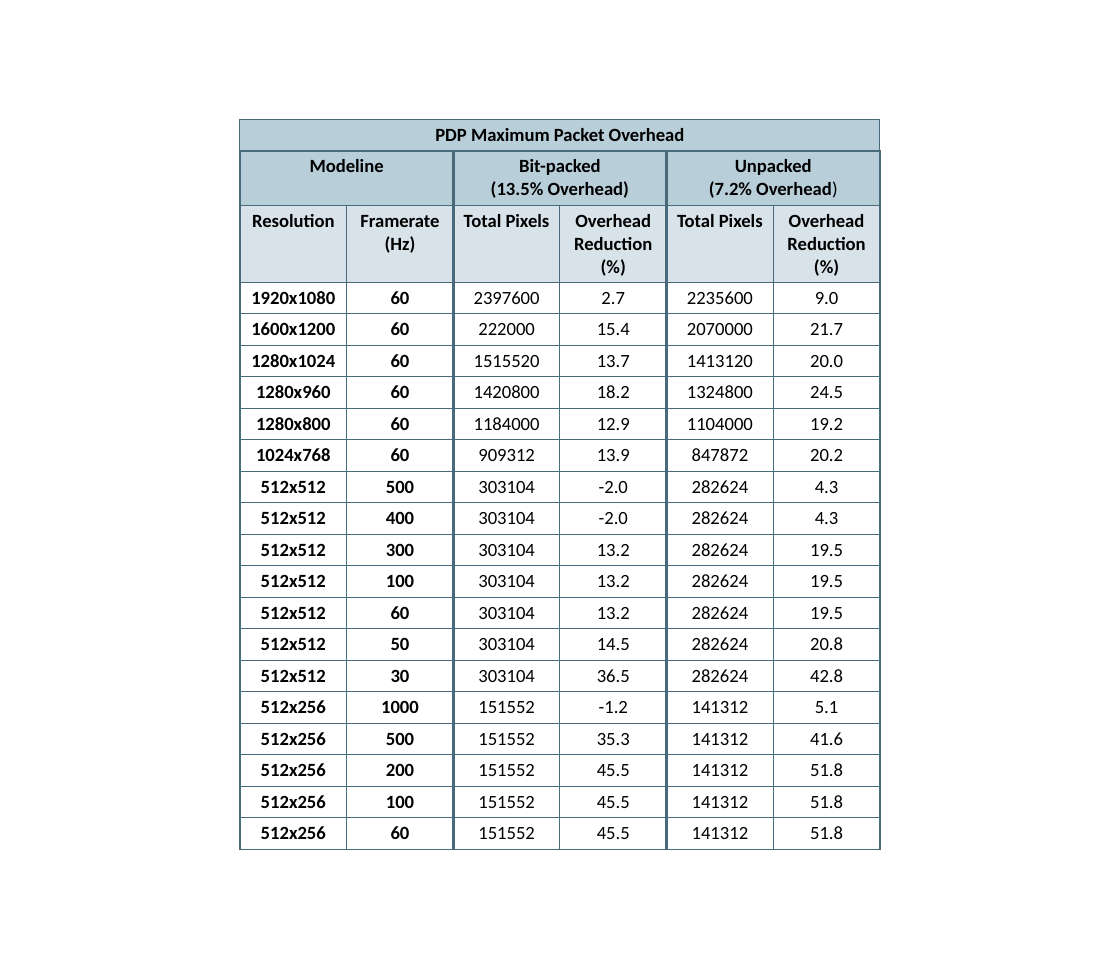
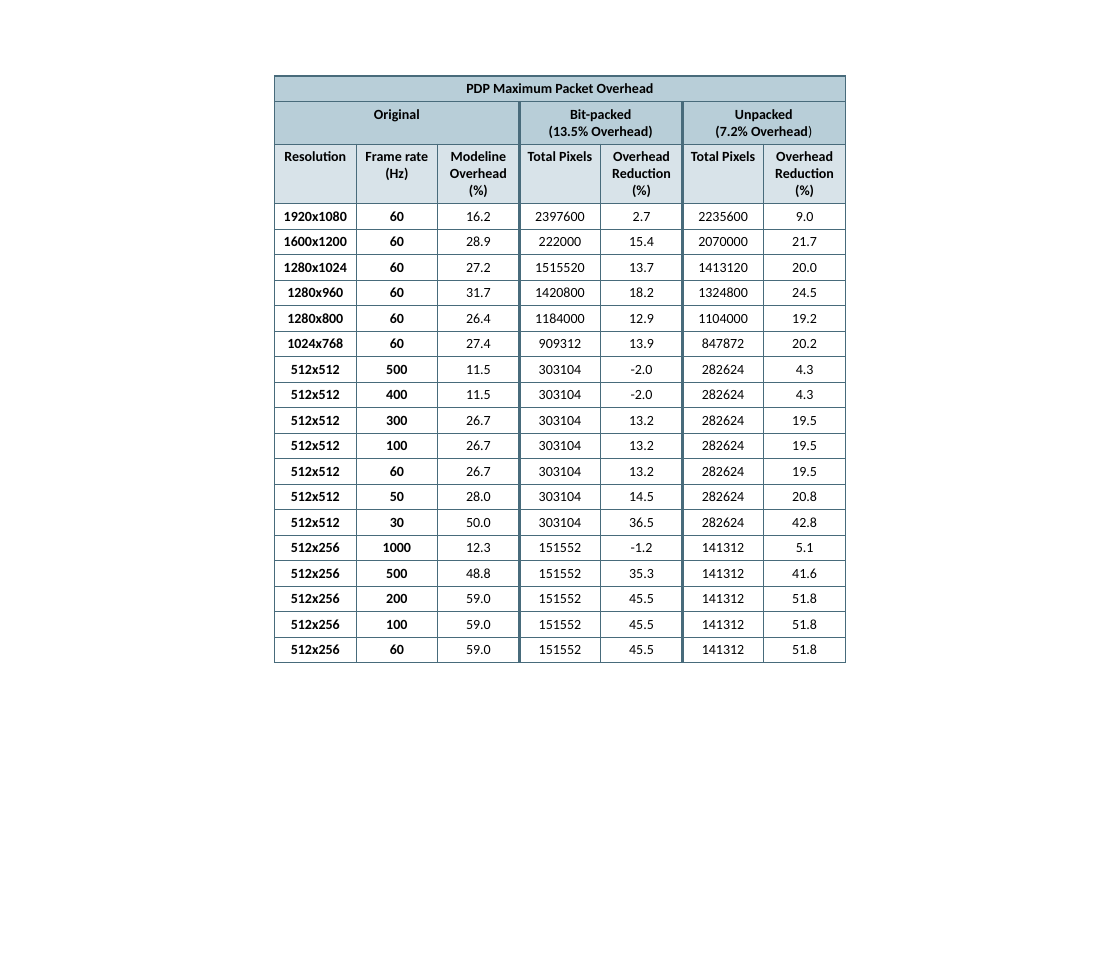
Before and after one commit to snaphat/phd_aaron_landwehr, a slide deck: slide 1 of fig/maximum_packet_overhead.pptx. Drawn at 1120x966 pixels with LibreOffice and Linux fonts; fonts in the diff are those of the drawing. Boxes give left, top, right and bottom in pixels: in the first picture for what was removed or moved away, otherwise in the second. Text is boxed around its words. In the diff, an @@ line names an element or a change of style, - is before the commit and + after.

Commit message:
Fixed post-defense for overhead table and explanation. Bit pack to Bit-pack

```diff
--- a/fig/maximum_packet_overhead.pptx
+++ b/fig/maximum_packet_overhead.pptx
@@ table at [275,76,845,658] @@
-column 1: PDP Maximum Packet Overhead | Modeline | Resolution | 1920x1080 | 1600x1200 | 1280x1024 | 1280x960 | 1280x800 | 1024x768 | 512x512 | 512x512 | 512x512 | 512x512 | 512x512 | 512x512 | 512x512 | 512x256 | 512x256 | 512x256 | 512x256 | 512x256
-column 2:  |  | Framerate (Hz) | 60 | 60 | 60 | 60 | 60 | 60 | 500 | 400 | 300 | 100 | 60 | 50 | 30 | 1000 | 500 | 200 | 100 | 60
+column 1: PDP Maximum Packet Overhead | Original | Resolution | 1920x1080 | 1600x1200 | 1280x1024 | 1280x960 | 1280x800 | 1024x768 | 512x512 | 512x512 | 512x512 | 512x512 | 512x512 | 512x512 | 512x512 | 512x256 | 512x256 | 512x256 | 512x256 | 512x256
+column 2:  |  | Frame rate (Hz) | 60 | 60 | 60 | 60 | 60 | 60 | 500 | 400 | 300 | 100 | 60 | 50 | 30 | 1000 | 500 | 200 | 100 | 60
+column 3:  |  | Modeline / Overhead / (%) | 16.2 | 28.9 | 27.2 | 31.7 | 26.4 | 27.4 | 11.5 | 11.5 | 26.7 | 26.7 | 26.7 | 28.0 | 50.0 | 12.3 | 48.8 | 59.0 | 59.0 | 59.0
@@ table: place and size @@
-table at [240,119,881,849]
+table at [275,76,845,658]
```
Also in this commit, not shown: 4 other files.
